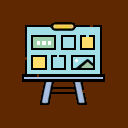
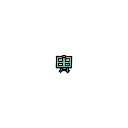
Layer changes from the first 128×128 image to the second:
added layer "Icon20" above "Icon128" over [55, 55, 73, 74]
hid "Icon128" over [22, 22, 105, 105]
hid "图层 1" over [0, 0, 128, 128]
hid "背景" over [0, 0, 128, 128]
